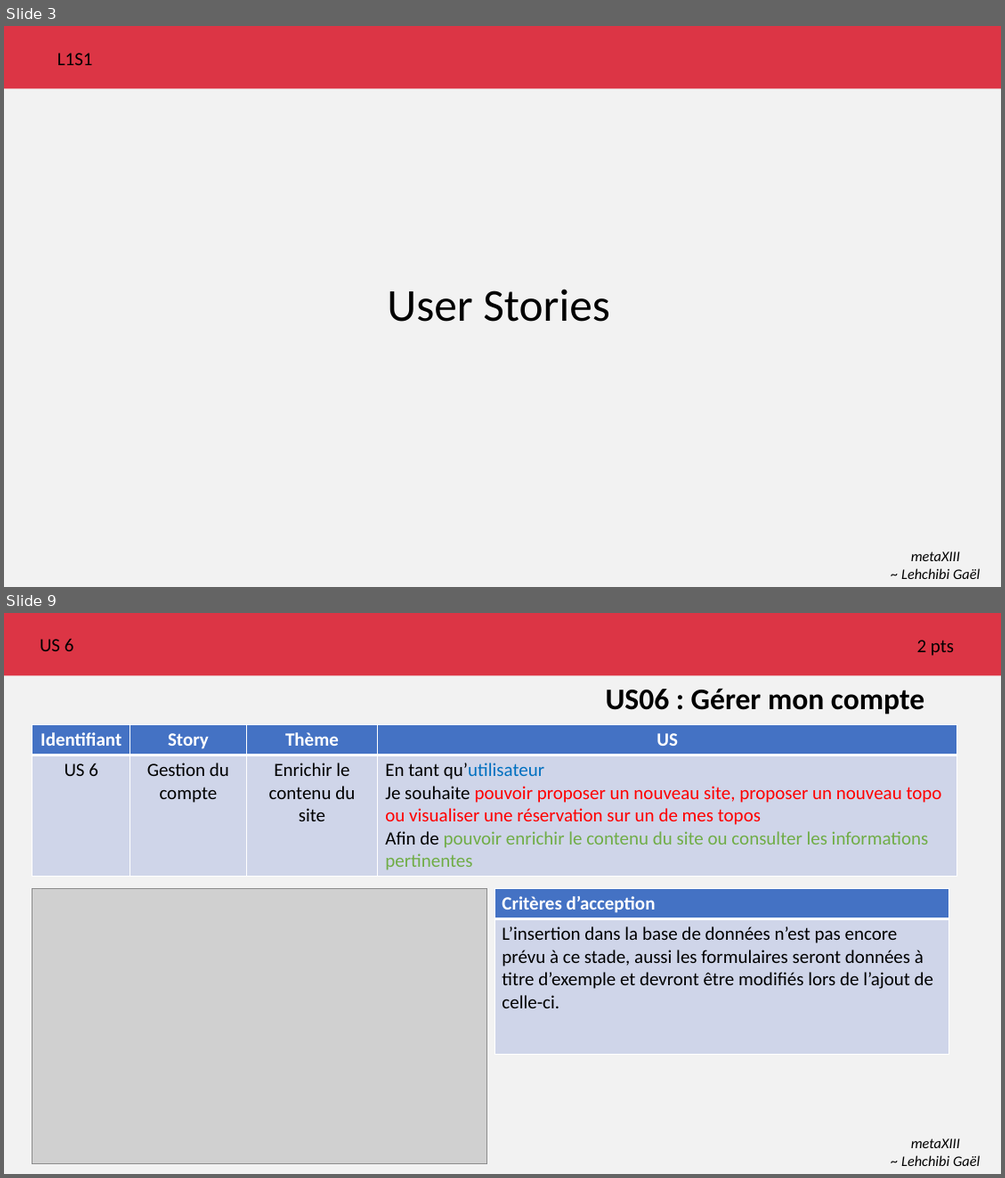
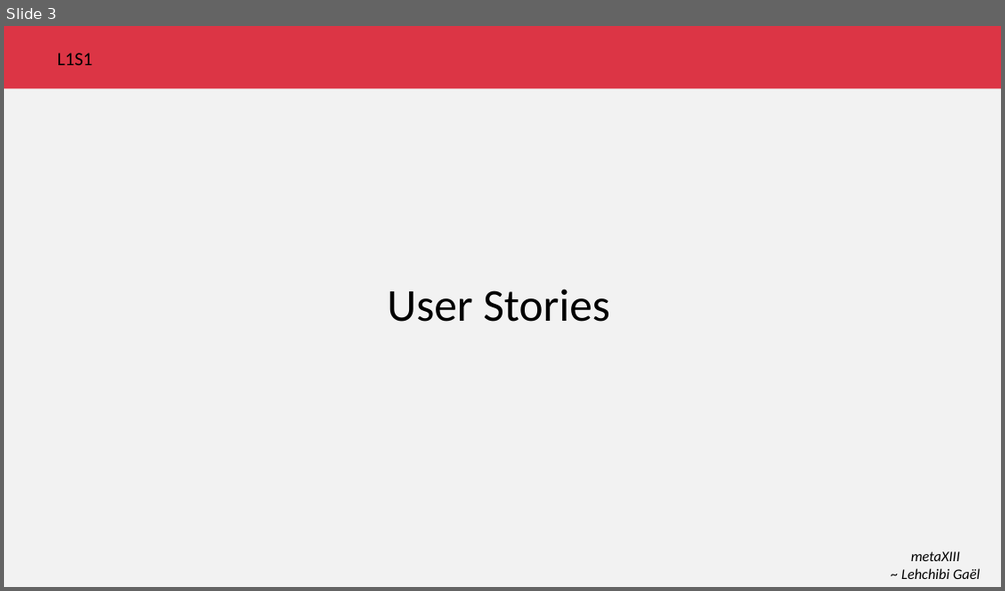
Before and after one commit to metaXIII/OC-java-P6, a slide deck: agile/Lot 1/Sprint 2/escalade.pptx. Shown one above the other, each under a label of ours: slides 3 and 9 before the commit, slide 3 after it; the slides between them are not shown. The pictures are 1005x1178 and 1005x591 pixels, drawn with LibreOffice and Linux fonts; fonts in the diff are those of the drawing; grey boxes stand for pictures. Boxes give left, top, right and bottom in pixels: in the first picture for what was removed or moved away, otherwise in the second. Text is boxed around its words. In the diff, an @@ line names an element or a change of style, - is before the commit and + after.

```diff
--- a/agile/Lot 1/Sprint 2/escalade.pptx
+++ b/agile/Lot 1/Sprint 2/escalade.pptx
@@ slide 9 removed at (4,613,1001,1174), background #F2F2F2 @@
@@ rectangle removed at (4,613,1001,676) @@
@@ text removed at (40,638,74,651) @@
-US 6
@@ text removed at (917,640,954,656) @@
-2 pts
@@ title removed at (606,688,924,714) @@
-US06 : Gérer mon compte
@@ table removed at (32,724,956,874), 2 rows, 4 columns @@
-Identifiant | Story | Thème | US
-US 6 | Gestion du compte | Enrichir le contenu du site | En tant qu’utilisateur / Je souhaite pouvoir proposer un nouveau site, proposer un nouveau topo ou visualiser une réservation sur un de mes topos / Afin de pouvoir enrichir le contenu du site ou consulter les informations pertinentes
@@ rectangle removed at (32,888,487,1163) @@
@@ picture removed at (32,888,487,1163) @@
@@ table removed at (494,888,949,1054), 2 rows, 1 columns @@
-Critères d’acception
-L’insertion dans la base de données n’est pas encore prévu à ce stade, aussi les formulaires seront données à titre d’exemple et devront être modifiés lors de l’ajout de celle-ci.
@@ text removed at (901,1138,979,1166) @@
-metaXIII
-~ Lehchibi Gaël
```
Also in this commit, not shown: 4 slides changed, 2 slides added, 5 other slides removed, 1 other file.
